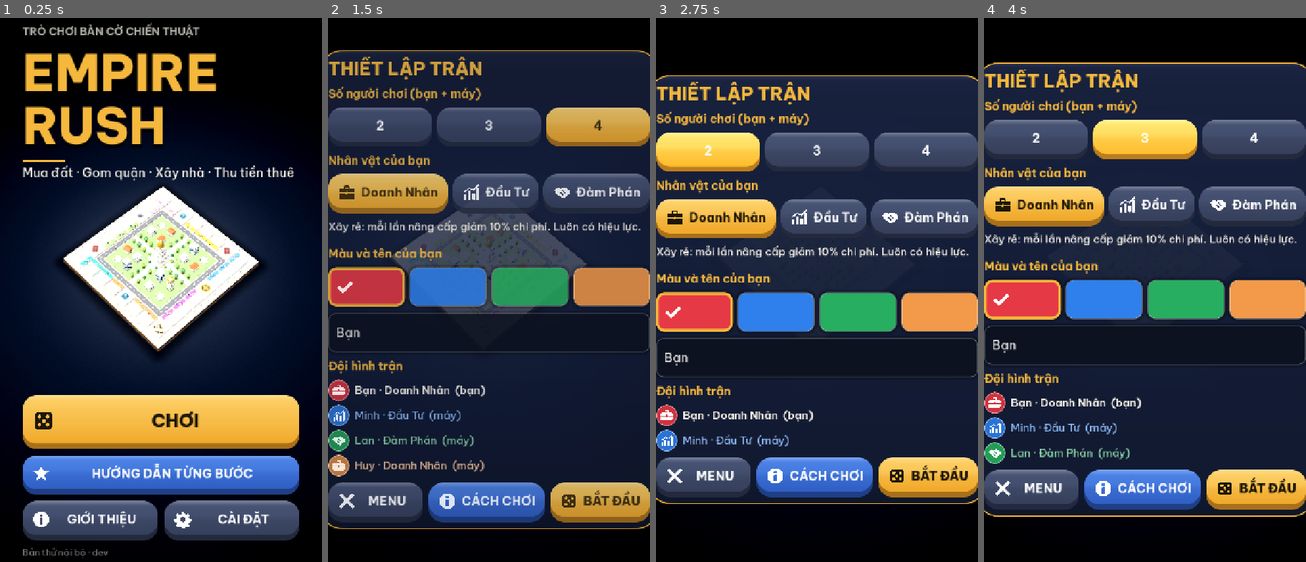
Above: before the commit, frames 1-4 (left to right).
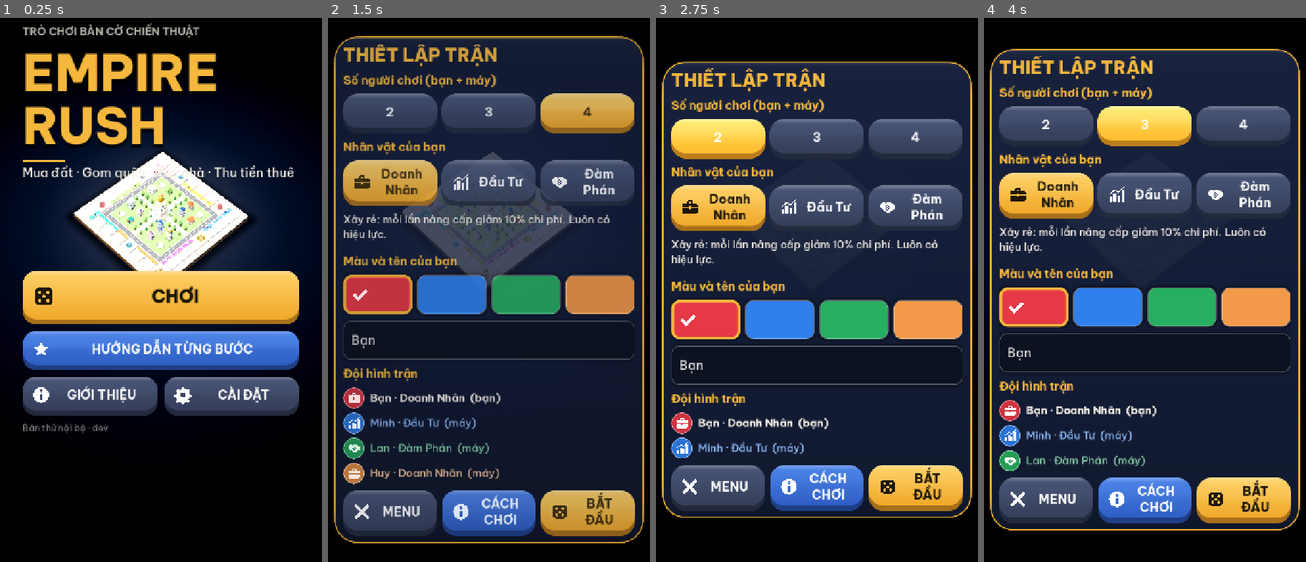
Above: after the commit, the same moments.

Repository: phamhoanganhtuan03121988-cmd/empire-rush
Game: Godot game, scene res://scenes/main.tscn
Same seed, same stepped clock (60 frames per second), same inputs: the game is played once before the commit and once after it.
Inputs:
- Up to frame 1 (0.25 s): no input
- Up to frame 2 (1.5 s): click "CHƠI" at 0.5 s; click "BỎ QUA" at 1.25 s
- Up to frame 3 (2.75 s): click "2" at 2 s
- Up to frame 4 (4 s): click "2" at 2.75 s; click "3" at 3.5 s

The runs differ from the first frame. In frame 1, 46% of the frame differs, in the area x 7-93%, y 24-100%; in frame 2, 41%; in frame 3, 38%; in frame 4, 39%.

Commit message:
Phase 5 checkpoint 2: richer city centre, portrait fixes, UI tests on a real portrait canvas
- City centre mixes muted district architecture with the background blocks
  (varied silhouettes; tall pieces near the camera, low ones far away)
- Readable price labels on unowned property tiles
- Finding: the headless UI runner gave a 1280x1280 canvas, so 'portrait'
  UI tests ran on a square screen. Every UI test now starts on 720x1280.
  On the real portrait canvas the tests caught two bugs, both fixed:
  the intro card grew past the screen (a title beside its badge was not
  counted) and the setup card was 761 px wide (3-button rows)
- Menu buttons wrap instead of widening cards; portrait title frames the
  board between the logo and the buttons

Co-Authored-By: Claude Opus 5.5 <noreply@anthropic.com>
Claude-Session: https://claude.ai/code/session_012STq8fnmGhbS4thLYmropE

Diff:
--- a/client/scripts/main.gd
+++ b/client/scripts/main.gd
@@ -352,7 +352,7 @@
 	if menu != null and menu.page == "title":
 		if vp.x > vp.y:
 			return {"top": 0.06, "bottom": 0.06, "left": 0.5, "right": 0.02}
-		return {"top": 0.3, "bottom": 0.4, "left": 0.04, "right": 0.04}
+		return {"top": 0.24, "bottom": 0.5, "left": 0.06, "right": 0.06}
 	return {"top": 0.06, "bottom": 0.06, "left": 0.0, "right": 0.0}
 
 
--- a/client/scripts/presentation/board_view.gd
+++ b/client/scripts/presentation/board_view.gd
@@ -176,14 +176,26 @@
 		# far one stays low so it never hides tiles on the far edge.
 		var near: bool = q.x > 0 and q.z > 0
 		var far: bool = q.x < 0 and q.z < 0
-		var variants: Array = [1, 3, 0, 2] if near else ([2, 0, 2, 0] if far else [0, 2, 1, 0])
+		# Phase 5: a richer skyline - the district architecture (muted, so it
+		# never reads as a tile's building) mixed with the background blocks.
+		# Tall pieces on the quadrant facing the camera, low ones far away.
+		var mix: Array = (["d6_l3", "bg_block_3", "d4_l2"] if near else
+			(["d1_l1", "bg_block_0", "d3_l1"] if far else
+			(["d6_l2", "bg_block_2", "d1_l2"] if q.x > 0 else ["d7_l2", "bg_block_1", "d2_l1"])))
 		var slots := [Vector3(1.05, 0, 1.05), Vector3(1.95, 0, 1.05), Vector3(1.05, 0, 1.95), Vector3(1.95, 0, 1.95)]
 		for i in 4:
 			var p: Vector3 = slots[i] * q + Vector3(0, 0.05, 0)
 			if i == 3:
 				_place(st, "fountain", p, 0.0, 0.9)
 				continue
-			_place(st, "bg_block_%d" % variants[i], p, _rng.randi_range(0, 3) * PI * 0.5, 0.9)
+			var piece: String = mix[i]
+			var rot := _rng.randi_range(0, 3) * PI * 0.5
+			if piece.begins_with("bg_"):
+				_place(st, piece, p, rot, 0.9)
+			else:
+				var parts := piece.split("_l")
+				var mesh: Mesh = load(BUILDING % [parts[0], int(parts[1])])
+				_props.add_kit(mesh, Transform3D(Basis(Vector3.UP, rot) * Basis.from_scale(Vector3.ONE * 0.95), p), Color(0.9, 0.9, 0.93))
 		# Street trees along the avenues.
 		for k in 4:
 			var t := 0.7 + k * 0.5
--- a/client/scripts/ui/start_menu.gd
+++ b/client/scripts/ui/start_menu.gd
@@ -535,6 +535,9 @@
 	for o in options:
 		var b := _button(str(o[1]), o[2] if o.size() > 2 else "")
 		b.set_meta("value", o[0])
+		# Narrow portrait screens: labels wrap instead of widening the card.
+		b.autowrap_mode = TextServer.AUTOWRAP_WORD_SMART
+		b.custom_minimum_size.x = 0
 		row.add_child(b)
 		group.append(b)
 		buttons["%s_%s" % [id, str(o[0])]] = b
@@ -561,6 +564,8 @@
 		b.icon = UiTheme.icon(icon_name)
 	b.custom_minimum_size = Vector2(0, UiTheme.MIN_TOUCH)
 	b.size_flags_horizontal = Control.SIZE_EXPAND_FILL
+	# Rows of 3 buttons on a 720 px phone: wrap rather than widen the card.
+	b.autowrap_mode = TextServer.AUTOWRAP_WORD_SMART
 	AudioDirector.wire(b)
 	return b
 
@@ -639,8 +644,7 @@
 		card.custom_minimum_size.x = w
 		for l in card.find_children("*", "Label", true, false):
 			if l.autowrap_mode != TextServer.AUTOWRAP_OFF:
-				var row := l.get_parent() as HBoxContainer
-				l.custom_minimum_size.x = maxf(text_w - (160.0 if row else 0.0), 80.0)
+				l.custom_minimum_size.x = maxf(_avail_width(l, card, text_w), 80.0)
 		if card.has_meta("scroll"):
 			var sc: ScrollContainer = card.get_meta("scroll")
 			var content: Control = card.get_meta("content")
@@ -662,6 +666,23 @@
 	how_to_label.custom_minimum_size.x = hw - 60.0
 
 
+## Width left for a wrapping label: the column width minus whatever sits
+## beside it in any horizontal row on the way up to the card (a badge next to
+## a title block, an avatar next to a name). Phase 5 bug: only the direct
+## parent was checked, so the intro title grew the card past the screen.
+func _avail_width(l: Control, card: Control, text_w: float) -> float:
+	var avail := text_w
+	var node: Node = l
+	while node.get_parent() != null and node.get_parent() != card:
+		var par := node.get_parent()
+		if par is HBoxContainer:
+			for sib in par.get_children():
+				if sib != node and sib is Control and sib.visible:
+					avail -= sib.get_combined_minimum_size().x + par.get_theme_constant("separation")
+		node = par
+	return avail
+
+
 ## Title: a gradient that darkens the side holding the text (the diorama
 ## stays visible); other pages: an even dim behind the card.
 func _scrim_texture(landscape: bool, title: bool) -> GradientTexture2D:
--- a/client/tests/ui/test_start_menu.gd
+++ b/client/tests/ui/test_start_menu.gd
@@ -141,6 +141,11 @@
 			if not in_scroll:
 				assert_true(safe.grow(1).encloses(b.get_global_rect()), "%s/%s inside the safe area: %s" % [page, id, str(b.get_global_rect())])
 		assert_true(seen >= 3, "page %s shows its buttons (%d)" % [page, seen])
+		# Regression (Phase 5 portrait screenshots): the intro card grew past
+		# the screen edges (a title beside its badge was not counted).
+		if page != "title":
+			var card: Rect2 = m._cards[page].get_global_rect()
+			assert_true(safe.grow(1).encloses(card), "%s card inside the safe area: %s" % [page, str(card)])
 
 
 func test_landscape_menu_fits() -> void:
--- a/client/tests/ui/ui_test_runner.gd
+++ b/client/tests/ui/ui_test_runner.gd
@@ -36,6 +36,11 @@
 			_failures.append("%s: no test_ methods" % path)
 		_discovered += names.size()
 		for name in names:
+			# Every test starts on the phone portrait canvas (720 x 1280). The
+			# headless window is 1280 x 1280, so without this "portrait" tests
+			# ran on a square canvas (Phase 5 finding).
+			root.content_scale_size = Vector2i(720, 1280)
+			root.size = Vector2i(405, 720)
 			var suite: UiTestCase = script.new()
 			suite.tree = self
 			_trap.take()
